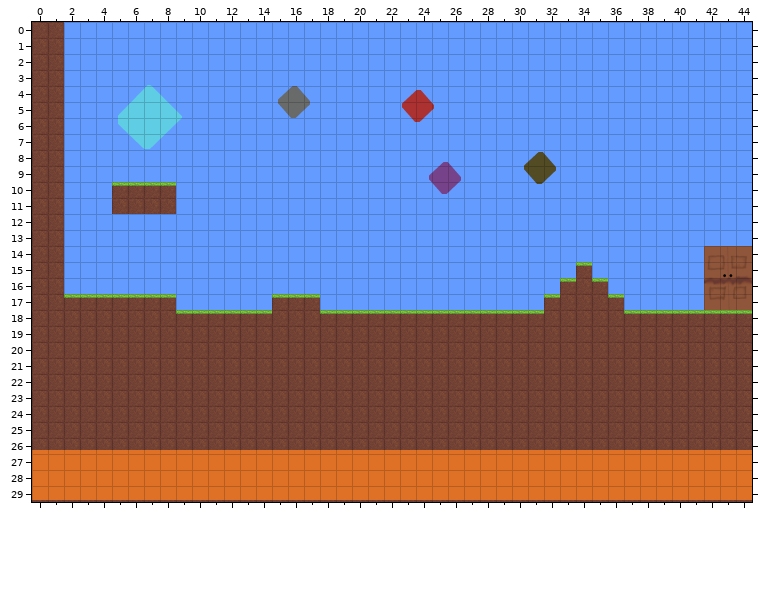
Tiled map: pygameproj/Maps/testmap/testmappygame1.tmx. That is the earlier state.
Cells are 64x64 px. Shown: x 0..44, y 0..29.
And afterwards:
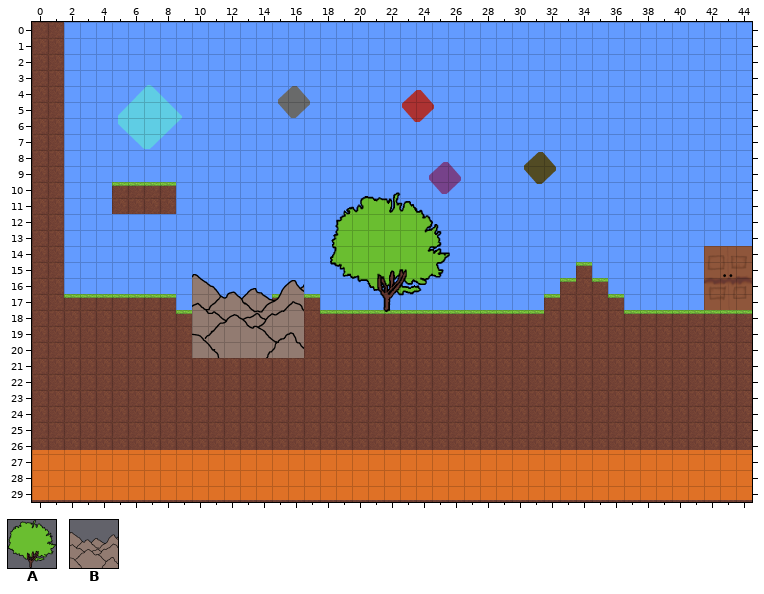
Key: from "backgroundimages": A 6 "background", B 7 "background".
Objects are placed by their top-left corner, in cells (3,4 is the top-left corner of cell 3,4); size is 1x1 cell unless given.
From old to new:
Layer "Object Layer 1" (added):
A new object: A "background" at 18.6,10.6 size 7.5x7.5.
A new object: B "background" at 10,14 size 7x7.
